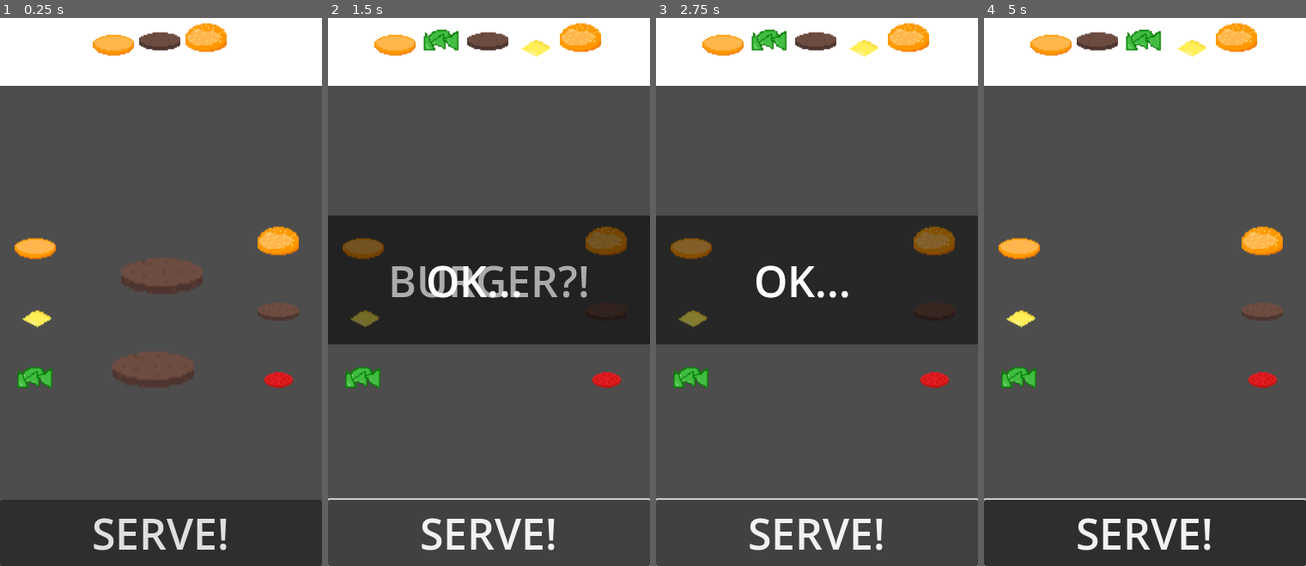
Above: before the commit, frames 1-4 (left to right).
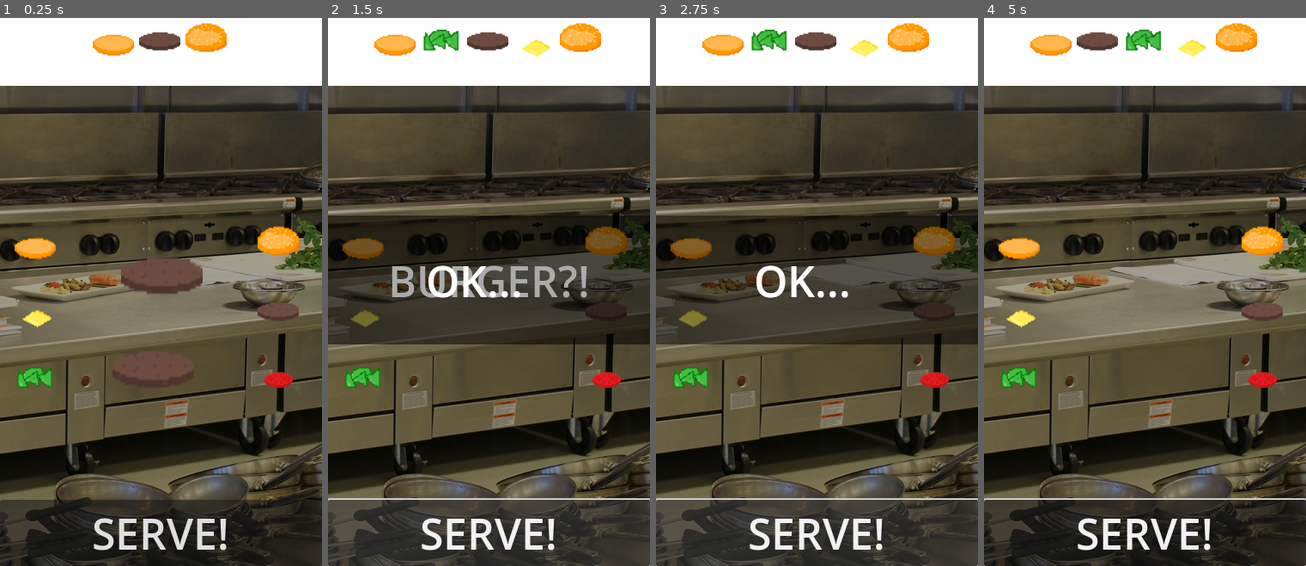
Above: after the commit, the same moments.

Repository: noahmacaulay/Burger
Game: Godot game, scene res://burgerparts.tscn
The game is run twice, just before and just after one commit, with the same random seed, the same clock (stepped at 60 frames per second) and the same inputs.
Inputs (mouse positions are in pixels of both pictures, inside the frame that each line leads up to):
- Up to frame 1 (0.25 s): no input
- Up to frame 2 (1.5 s): click "SERVE!" at 0.5 s; click "SERVE!" at 1.25 s
- Up to frame 3 (2.75 s): click "SERVE!" at 2 s
- Up to frame 4 (5 s): tap Enter at 2.75 s; move the mouse to (1215, 253) at 2.77 s; click (1215, 253) at 2.92 s; move the mouse to (1080, 308) at 3.52 s; click (1080, 308) at 3.67 s; move the mouse to (1177, 155) at 4.27 s; click (1177, 155) at 4.42 s

The runs differ from the first frame. In frame 1, 59% of the frame differs, in the area x 0-100%, y 12-100%; in frame 2, 49%; in frame 3, 52%; in frame 4, 61%.

Commit message:
Add kitchen background

Diff:
--- a/burgerparts.tscn
+++ b/burgerparts.tscn
@@ -1,10 +1,11 @@
-[gd_scene load_steps=13 format=3 uid="uid://dowsny3a6kotw"]
+[gd_scene load_steps=14 format=3 uid="uid://btvde11rkpj7c"]
 
 [ext_resource type="Script" path="res://burgerparts.gd" id="1_6kawm"]
 [ext_resource type="Texture2D" uid="uid://btyksugq7jjrt" path="res://assets/burger-bottom.png" id="1_kqa3j"]
 [ext_resource type="Texture2D" uid="uid://dmk58jvd3td0f" path="res://assets/cheese.png" id="2_ag4c1"]
+[ext_resource type="Texture2D" uid="uid://biujcljfjao67" path="res://assets/kitchen.jpg" id="2_jnl37"]
 [ext_resource type="Texture2D" uid="uid://cikvlc12ok1re" path="res://assets/lettuce.png" id="3_asvfj"]
-[ext_resource type="PackedScene" uid="uid://c0owulncqeebx" path="res://BurgerPart.tscn" id="3_oax5m"]
+[ext_resource type="PackedScene" path="res://BurgerPart.tscn" id="3_oax5m"]
 [ext_resource type="Texture2D" uid="uid://dlceavs2wbm2t" path="res://assets/burger-top.png" id="4_bddjj"]
 [ext_resource type="Texture2D" uid="uid://2e3w0hkfsg3e" path="res://assets/beef.png" id="5_uw2la"]
 [ext_resource type="Texture2D" uid="uid://b4v3ou2vmcg1a" path="res://assets/tomato.png" id="6_k1cjq"]
@@ -29,6 +30,17 @@
 grow_vertical = 2
 theme = SubResource("Theme_obrph")
 script = ExtResource("1_6kawm")
+
+[node name="TextureRect" type="TextureRect" parent="."]
+modulate = Color(0.631373, 0.631373, 0.631373, 1)
+layout_mode = 1
+anchors_preset = 15
+anchor_right = 1.0
+anchor_bottom = 1.0
+grow_horizontal = 2
+grow_vertical = 2
+texture = ExtResource("2_jnl37")
+stretch_mode = 6
 
 [node name="BurgerPart" parent="." instance=ExtResource("3_oax5m")]
 position = Vector2(189, 296)
@@ -153,5 +165,3 @@
 
 [connection signal="pressed" from="BottomUI/Button" to="." method="_on_button_pressed"]
 [connection signal="timeout" from="Timer" to="." method="_on_timer_timeout"]
-
-[editable path="Scene"]
--- a/project.godot
+++ b/project.godot
@@ -19,6 +19,8 @@
 
 window/size/viewport_width=375
 window/size/viewport_height=667
+window/stretch/mode="canvas_items"
+window/handheld/orientation=1
 
 [rendering]
 
